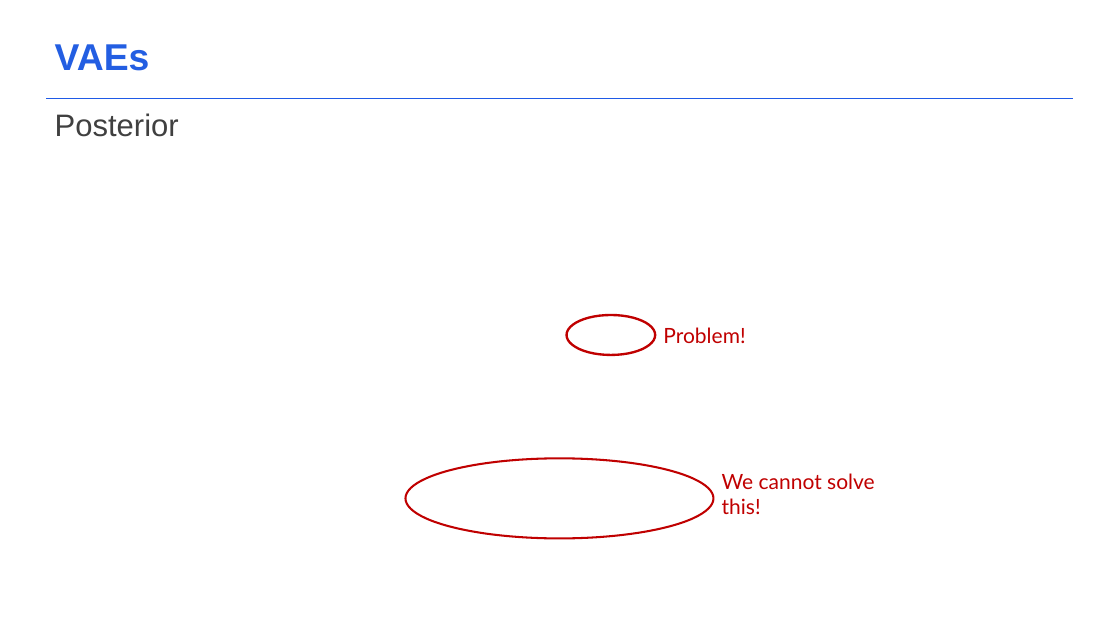
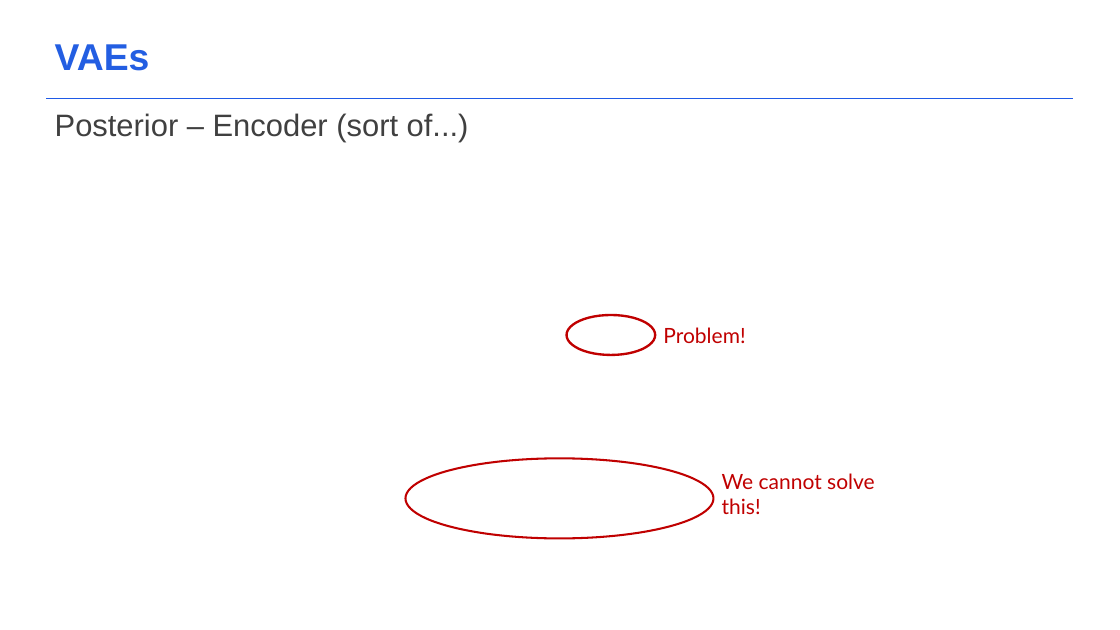
Before and after one commit to acceleratescience/diffusion-models, a slide deck: slide 13 of slides/3_Building-blocks.pptx. Drawn at 1120x630 pixels with LibreOffice and Linux fonts; fonts in the diff are those of the drawing; grey boxes stand for pictures; background and template pictures are left out. Boxes give left, top, right and bottom in pixels: in the first picture for what was removed or moved away, otherwise in the second. Text is boxed around its words. In the diff, an @@ line names an element or a change of style, - is before the commit and + after.

```diff
--- a/slides/3_Building-blocks.pptx
+++ b/slides/3_Building-blocks.pptx
@@ text at (55,113,469,142): text changed; size 26.7 to 26.5 pt @@
-Posterior
+Posterior – Encoder (sort of...)
```
Also in this commit, not shown: 4 slides added, 2 other files.
